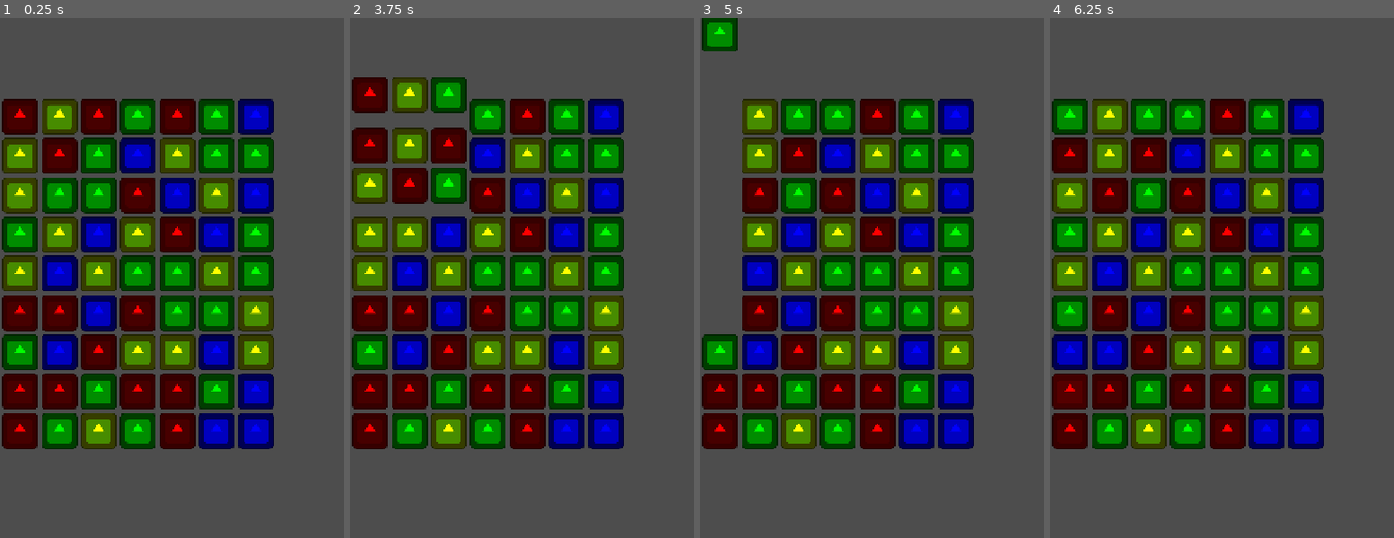
Above: before the commit, frames 1-4 (left to right).
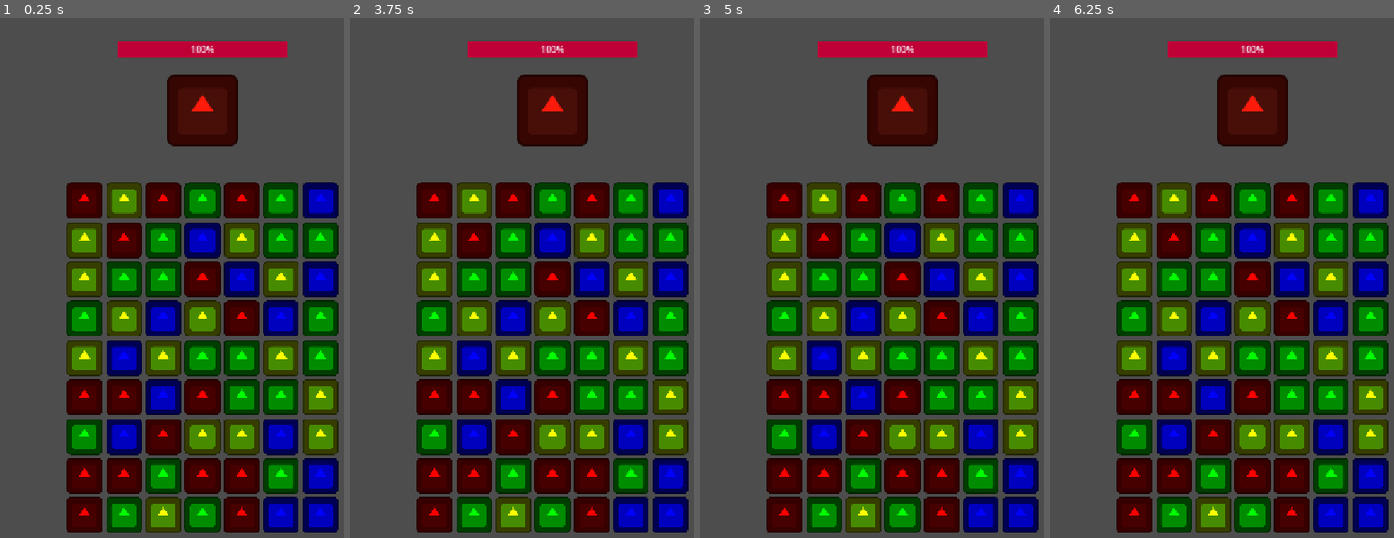
Above: after the commit, the same moments.

Repository: Santicavaliere/Match3-Combat-Prototype
Game: Godot game, scene res://Scenes/Game/GameLevel.tscn
Two runs of this game, one before a commit and one after it. Both use one fixed random seed, a clock stepped at 60 frames per second and the inputs below. The project has no main scene, so this scene is started directly. The engine's default icon, where the game draws it, is replaced by a stand-in: a white triangle on a blue panel in a dark square.
Inputs (mouse positions are in pixels of both pictures, inside the frame that each line leads up to):
- Up to frame 1 (0.25 s): no input
- Up to frame 2 (3.75 s): tap Enter at 0.5, 2.75 s; move the mouse to (370, 116) at 0.52 s; click (370, 116) at 0.67 s; tap Space at 1.25 s; move the mouse to (370, 153) at 1.27 s; click (370, 153) at 1.42 s; move the mouse to (370, 194) at 2.02 s; click (370, 194) at 2.17 s; move the mouse to (370, 236) at 2.77 s; click (370, 236) at 2.92 s; move the mouse to (370, 272) at 3.52 s; click (370, 272) at 3.67 s
- Up to frame 3 (5 s): move the mouse to (720, 153) at 4.27 s; click (720, 153) at 4.42 s
- Up to frame 4 (6.25 s): move the mouse to (1070, 350) at 5.02 s; click (1070, 350) at 5.17 s; move the mouse to (1070, 392) at 5.77 s; click (1070, 392) at 5.92 s

The runs differ from the first frame. In frame 1, 68% of the frame differs, in the area x 0-99%, y 4-99%; in frame 2, 69%; in frame 3, 65%; in frame 4, 68%.

Commit message:
Final Polish: Fixed HUD layout, health bar logic, and centered game grid

Diff:
--- a/Scenes/Game/GameLevel.tscn
+++ b/Scenes/Game/GameLevel.tscn
@@ -1,10 +1,20 @@
-[gd_scene load_steps=3 format=3 uid="uid://j4kd1bj715qk"]
+[gd_scene load_steps=4 format=3 uid="uid://j4kd1bj715qk"]
 
 [ext_resource type="Script" uid="uid://dmyppy1rh7p53" path="res://Scripts/Grid/GridManager.gd" id="1_nk5f1"]
 [ext_resource type="PackedScene" uid="uid://bn28ypx8uv4ug" path="res://Scenes/Components/Piece.tscn" id="2_qgk3n"]
+[ext_resource type="PackedScene" uid="uid://c2h4fy1xsgboj" path="res://Scenes/UI/HUD.tscn" id="3_3qaiq"]
 
 [node name="GameLevel" type="Node2D"]
 
 [node name="GridManager" type="Node2D" parent="."]
+position = Vector2(115, 150)
 script = ExtResource("1_nk5f1")
 piece_scene = ExtResource("2_qgk3n")
+
+[node name="CanvasLayer" type="CanvasLayer" parent="."]
+
+[node name="Hud" parent="CanvasLayer" instance=ExtResource("3_3qaiq")]
+anchors_preset = 10
+anchor_bottom = 0.0
+grow_vertical = 1
+size_flags_horizontal = 4
--- /dev/null
+++ b/Scenes/UI/HUD.tscn
@@ -0,0 +1,43 @@
+[gd_scene load_steps=4 format=3 uid="uid://c2h4fy1xsgboj"]
+
+[ext_resource type="Texture2D" uid="uid://m2qvkjhk3rj3" path="res://icon.svg" id="1_omqfp"]
+[ext_resource type="Script" uid="uid://c28tssng0l2ie" path="res://Scripts/Managers/CombatManager.gd" id="1_qc5w2"]
+
+[sub_resource type="StyleBoxFlat" id="StyleBoxFlat_qc5w2"]
+bg_color = Color(0.750628, 0, 0.216021, 1)
+
+[node name="Hud" type="Control"]
+layout_mode = 3
+anchors_preset = 15
+anchor_right = 1.0
+anchor_bottom = 1.0
+grow_horizontal = 2
+grow_vertical = 2
+script = ExtResource("1_qc5w2")
+
+[node name="ProgressBar" type="ProgressBar" parent="."]
+layout_mode = 1
+anchors_preset = 5
+anchor_left = 0.5
+anchor_right = 0.5
+offset_left = -150.0
+offset_top = 40.0
+offset_right = 150.0
+offset_bottom = 70.0
+grow_horizontal = 2
+theme_override_styles/fill = SubResource("StyleBoxFlat_qc5w2")
+step = 1.0
+value = 100.0
+
+[node name="TextureRect" type="TextureRect" parent="."]
+modulate = Color(1, 0.105882, 0.0431373, 1)
+layout_mode = 1
+anchors_preset = 5
+anchor_left = 0.5
+anchor_right = 0.5
+offset_left = -64.0
+offset_top = 100.0
+offset_right = 64.0
+offset_bottom = 228.0
+grow_horizontal = 2
+texture = ExtResource("1_omqfp")
--- a/Scripts/Grid/GridManager.gd
+++ b/Scripts/Grid/GridManager.gd
@@ -230,8 +230,22 @@
 	return matches_found
 
 func destroy_matches(matches: Array):
+# --- NUEVO: CÁLCULO DE COMBATE ---
+	# Para simplificar, asumimos que todos los matches del array son del mismo tipo
+	# (o agrupamos por tipo si quisieras ser más complejo, pero para prototipo basta con contar)
+
+	if matches.size() > 0:
+		# Tomamos el tipo de la primera ficha como referencia
+		var first_coord = matches[0]
+		var type_id = grid_data[first_coord.x][first_coord.y]
+		var count = matches.size()
+
+		# Emitimos la señal GLOBAL
+		# Nota: Asegúrate de que SignalBus esté en Autoload como hicimos en la Fase 1
+		SignalBus.match_found.emit(type_id, count)
+		print("Señal emitida: Tipo ", type_id, " - Cantidad: ", count)
+
 	print("Destruyendo ", matches.size(), " piezas...")
-
 	for coord in matches:
 		# 1. Borrar de la Matriz de Datos (Lógica)
 		# Si ya es null, saltamos (para no borrar dos veces la misma si se cruzan matches)
--- /dev/null
+++ b/Scripts/Managers/CombatManager.gd
@@ -0,0 +1,62 @@
+extends Control
+
+class_name CombatManager
+
+@onready var health_bar = $ProgressBar
+@onready var enemy_sprite = $TextureRect
+
+var max_health: int = 100
+var current_health: int = 100
+
+func _ready():
+	# Inicializar UI
+	health_bar.max_value = max_health
+	health_bar.value = current_health
+
+	# --- CONECTARSE AL SIGNALBUS ---
+	# Escuchamos al tablero sin conocerlo directamente
+	SignalBus.match_found.connect(_on_match_made)
+
+func _on_match_made(type: int, amount: int):
+	# Aquí defines las reglas de tu RPG
+	# Por ejemplo:
+	# Tipo 0 (Rojo) = Ataque Fuerte
+	# Tipo 1 (Azul) = Ataque Mágico (o Escudo)
+	# Tipo 2 (Verde) = Poco daño
+
+	var damage = 0
+
+	match type:
+		0: damage = amount * 10 # Rojo pega duro
+		1: damage = amount * 5
+		2: damage = amount * 2
+		3: damage = amount * 5
+		_: damage = amount # Default
+
+	take_damage(damage)
+
+func take_damage(amount: int):
+	current_health -= amount
+	if current_health < 0: current_health = 0
+
+	# Animación de la barra (Tween para que baje suave)
+	var tween = create_tween()
+	tween.tween_property(health_bar, "value", current_health, 0.3).set_trans(Tween.TRANS_SINE)
+
+	# Feedback visual en el enemigo (Flash blanco)
+	var flash_tween = create_tween()
+	enemy_sprite.modulate = Color(10, 10, 10) # Blanco brillante
+	flash_tween.tween_property(enemy_sprite, "modulate", Color.RED, 0.2) # Volver a rojo
+
+	print("Enemigo recibió ", amount, " de daño. Vida restante: ", current_health)
+
+	if current_health == 0:
+		die()
+
+func die():
+	print("¡ENEMIGO DERROTADO!")
+	# Aquí podrías mostrar un panel de "VICTORY"
+	enemy_sprite.hide()
+	# Reiniciar para probar de nuevo (opcional)
+	await get_tree().create_timer(2.0).timeout
+	get_tree().reload_current_scene()
--- a/project.godot
+++ b/project.godot
@@ -18,6 +18,7 @@
 
 NewScript="*res://Scripts/Autoloads/SignalBus.gd"
 GameManager="*res://Scripts/Autoloads/GameManager.gd"
+SignalBus="*res://Scripts/Autoloads/SignalBus.gd"
 
 [display]
 
Not shown, added: Scripts/Managers/CombatManager.gd.uid
